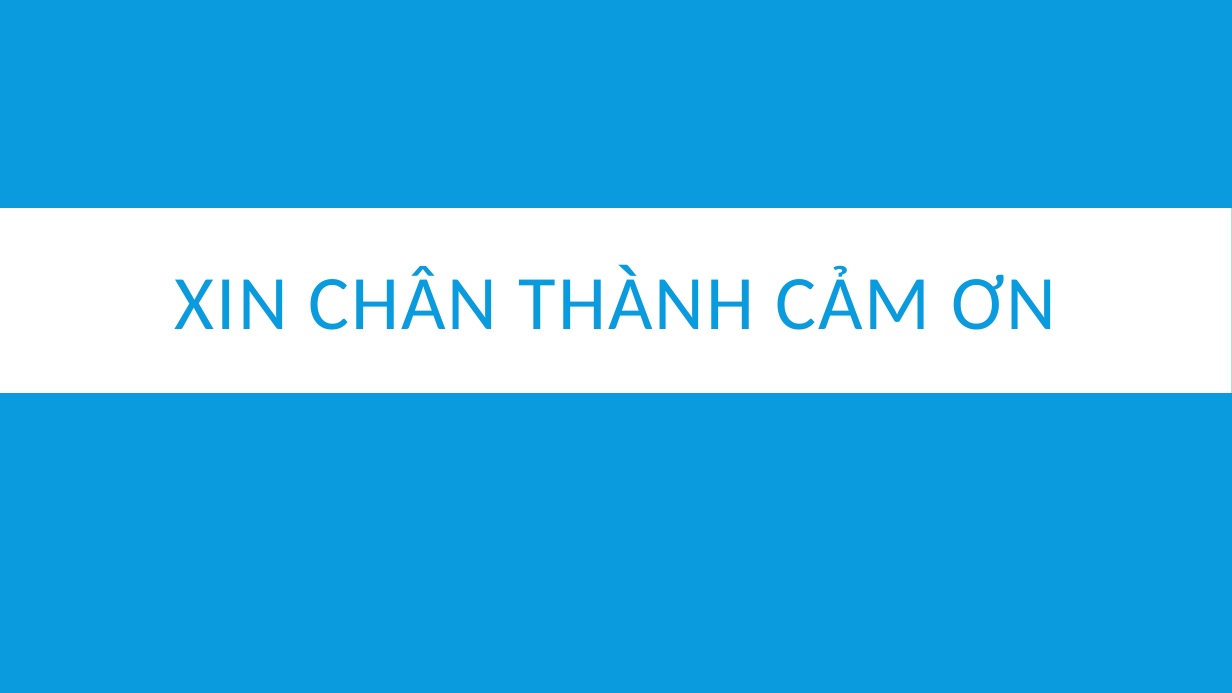
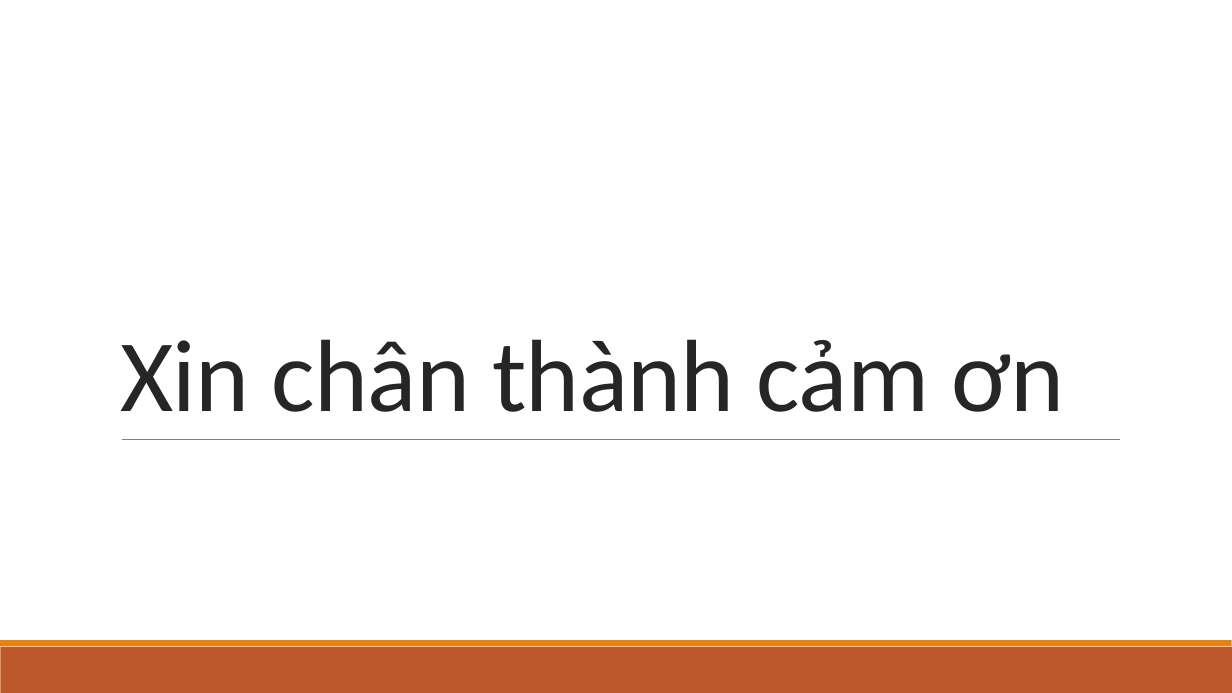
Before and after one commit to VoLinhTruc/luan_van, a slide deck: slide 11 of bao_ve_luan_van.pptx (slide 3 before the commit). Drawn at 1232x693 pixels with LibreOffice and Linux fonts; fonts in the diff are those of the drawing. Boxes give left, top, right and bottom in pixels: in the first picture for what was removed or moved away, otherwise in the second. Text is boxed around its words. In the diff, an @@ line names an element or a change of style, - is before the commit and + after.

```diff
--- a/bao_ve_luan_van.pptx
+++ b/bao_ve_luan_van.pptx
@@ background #099BDD to #FFFFFF @@
@@ title "Xin chân thành cảm ơn" at <box>120,339,1064,412</box>: vertical alignment middle to bottom @@
@@ rectangle removed at <box>0,208,1232,393</box> @@
@@ title at <box>120,339,1064,412</box>: text changed; size 60 to 80 pt; text colour #099BDD to #262626 @@
-XIN CHÂN THÀNH CẢM ƠN
+Xin chân thành cảm ơn
@@ line added from (122, 439) to (1120, 439), #808080 0.5 pt @@
@@ rectangle added at <box>0,647,1232,693</box>, fill #BD582C @@
@@ rectangle added at <box>0,640,1232,647</box>, fill #E48312 @@
```
Also in this commit, not shown: 1 other slide changed, 9 slides added, 1 slide removed, 1 other file.
